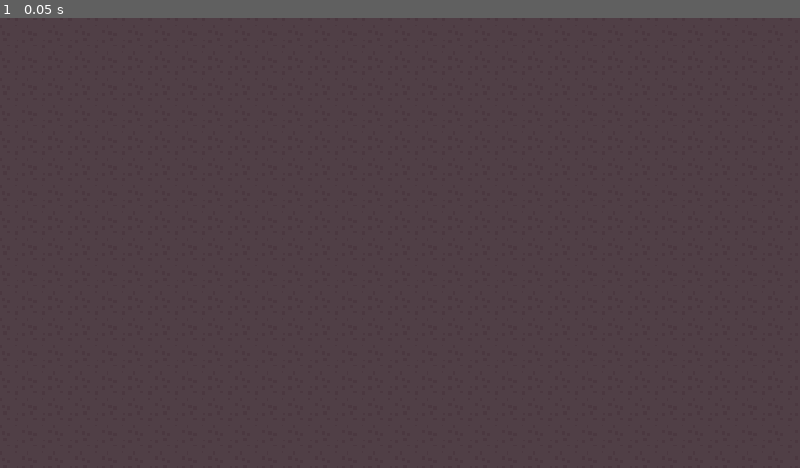
Above: before the commit, frame 1.
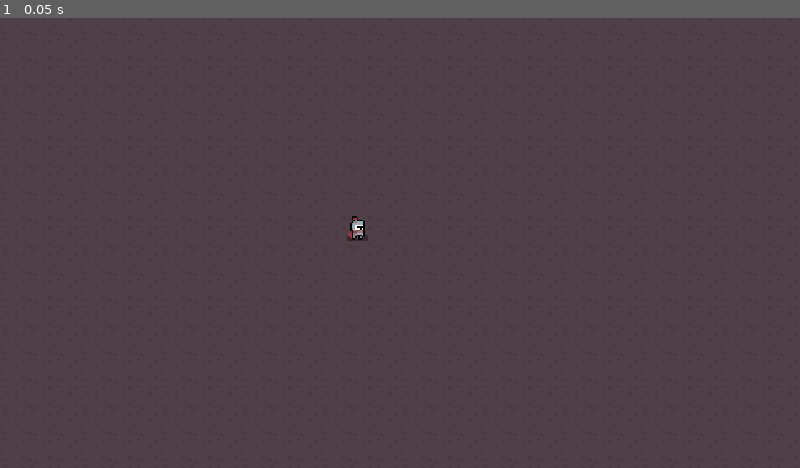
Above: after the commit, the same moment.

Repository: sinanjurequiem/betterblooket
Game: Godot game, scene res://testmain.tscn
Same seed, same stepped clock (60 frames per second), same inputs: the game is played once before the commit and once after it.
Inputs:
- Up to frame 1 (0.05 s): no input

The runs differ from the first frame. In frame 1, 0.1% of the frame differs, in the area x 43-46%, y 44-50%.

Commit message:
comedic movement

Diff:
--- a/Characters/Player.gd
+++ b/Characters/Player.gd
@@ -1,16 +1,19 @@
 extends KinematicBody2D
 
 class_name Character, "res://Textures (placeholder)/heroes/knight/knight_idle_anim_f0.png"
-# Declare member variables here. Examples:
-# var a = 2
-# var b = "text"
 
+const friction = 0.15
+export var acceleration:= 40
+export var max_speed:= 100
 
-# Called when the node enters the scene tree for the first time.
-func _ready():
-	pass # Replace with function body.
+var direction := Vector2.ZERO
+var velocity := Vector2.ZERO
 
+func _physics_process(_delta: float) -> void:
+	velocity = move_and_slide(velocity)
+	velocity = lerp(velocity, Vector2.ZERO, friction)
 
-# Called every frame. 'delta' is the elapsed time since the previous frame.
-#func _process(delta):
-#	pass
+func move() -> void:
+	direction = direction.normalized()
+	velocity += direction * acceleration
+	velocity = velocity.clamped(max_speed)
--- a/testmain.tscn
+++ b/testmain.tscn
@@ -1,6 +1,7 @@
-[gd_scene load_steps=3 format=2]
+[gd_scene load_steps=4 format=2]
 
 [ext_resource path="res://Textures (placeholder)/full tilemap.png" type="Texture" id=1]
+[ext_resource path="res://Characters/Player.tscn" type="PackedScene" id=2]
 
 [sub_resource type="TileSet" id=1]
 0/name = "full tilemap.png 0"
@@ -34,3 +35,6 @@
 cell_size = Vector2( 16, 16 )
 format = 1
 tile_data = PoolIntArray( 0, 0, 0, 1, 0, 0, 2, 0, 0, 3, 0, 0, 4, 0, 0, 5, 0, 0, 6, 0, 0, 7, 0, 0, 8, 0, 0, 9, 0, 0, 10, …(6917 unchanged characters)…
+
+[node name="Player" parent="." instance=ExtResource( 2 )]
+position = Vector2( 214, 126 )
